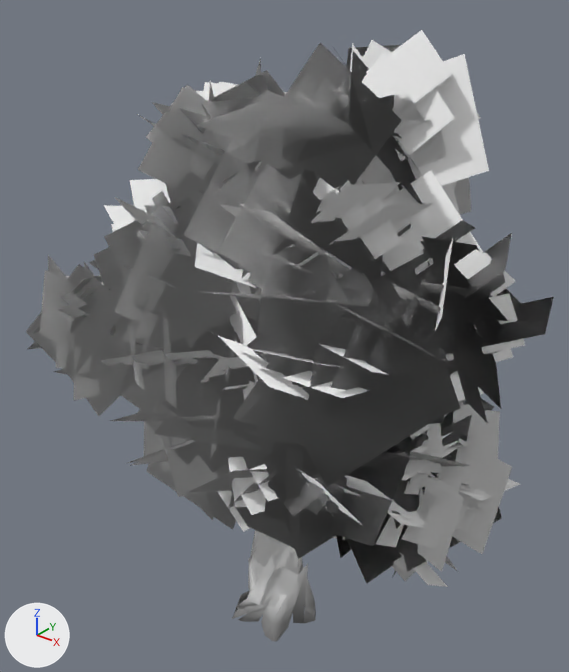
The glTF model world/spring_court/wider/assets/trees/lod/TwistedTree_3.glb, before and after one commit.
The view is the same before and after, from a 50 mm lens placed at (11.7, -14.22, 18.08), pointed at (-0.05, 0.47, 8.97). Every picture has the same lights, and +X, +Y and +Z are marked at lower left. The picture after the commit comes second. Vertices at exactly the same position are counted once.

Objects in the first picture: 'mid', 'near'.
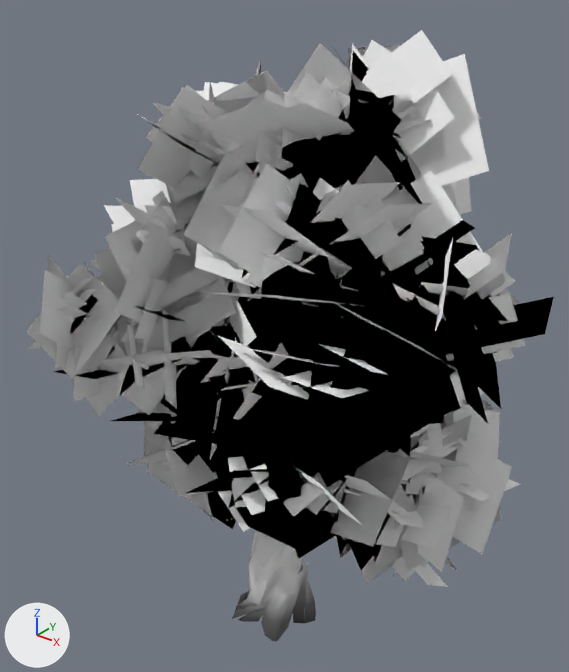
Location of each change, [x1, y1, x2, y2] in pixels of the pictures (569 x 672 px):
part 1 of me_mid, recoloured
    both: [234, 561, 292, 640]
part 2 of me_mid, recoloured
    both: [26, 40, 554, 587]
part 3 of me_near, recoloured
    both: [232, 270, 337, 641]
part 4 of me_near, recoloured (grey to black)
    both: [53, 72, 524, 581]

The change, as a list of edits to the scene's bpy script:
```text
Add mat_bark_twistedtree:
    mat_bark_twistedtree = bpy.data.materials.new('Bark_TwistedTree')
    mat_bark_twistedtree.use_nodes = True; mat_bark_twistedtree.node_tree.nodes.clear()
    _N = mat_bark_twistedtree.node_tree.nodes; _L = mat_bark_twistedtree.node_tree.links
    n0 = _N.new('ShaderNodeBsdfPrincipled'); n0.name = 'Principled BSDF'
    n0.inputs[1].default_value = 1.0  # 'Metallic'
    n0.inputs[2].default_value = 1.0  # 'Roughness'
    n1 = _N.new('ShaderNodeOutputMaterial'); n1.name = 'Material Output'
    n2 = _N.new('ShaderNodeVertexColor'); n2.name = 'Color Attribute'
    _L.new(n0.outputs[0], n1.inputs[0])  # 'BSDF' to 'Surface'
    _L.new(n2.outputs[0], n0.inputs[0])  # 'Color' to 'Base Color'
Add mat_leaves_twistedtree:
    mat_leaves_twistedtree = bpy.data.materials.new('Leaves_TwistedTree')
    mat_leaves_twistedtree.use_nodes = True; mat_leaves_twistedtree.node_tree.nodes.clear()
    _N = mat_leaves_twistedtree.node_tree.nodes; _L = mat_leaves_twistedtree.node_tree.links
    n0 = _N.new('ShaderNodeBsdfPrincipled'); n0.name = 'Principled BSDF'
    n0.inputs[1].default_value = 1.0  # 'Metallic'
    n0.inputs[2].default_value = 1.0  # 'Roughness'
    n1 = _N.new('ShaderNodeOutputMaterial'); n1.name = 'Material Output'
    n2 = _N.new('ShaderNodeVertexColor'); n2.name = 'Color Attribute'
    _L.new(n0.outputs[0], n1.inputs[0])  # 'BSDF' to 'Surface'
    _L.new(n2.outputs[0], n0.inputs[0])  # 'Color' to 'Base Color'
Change me_mid:
    where me_mid.from_pydata(...)  # 1995 vertices, 1198 faces; spans x -5.3..7.5, y -5.3..7.1, z -0.3..16.7
    used by ob_mid; location = (0.0, 0.0, 0.0)
    me_mid part 1: 420 of the faces centred in x -1.8..3.3, y -1.8..3.9, z -0.1..13.4 switch from mat_defaultmaterial to mat_bark_twistedtree
    me_mid part 2: 778 of the faces centred in x -3.8..6.5, y -4.2..6.1, z 2.2..15.6 switch from mat_defaultmaterial to mat_leaves_twistedtree
Change me_near:
    where me_near.from_pydata(...)  # 6931 vertices, 4499 faces; spans x -4.5..6.9, y -5.0..6.4, z -0.3..15.9
    used by ob_near; location = (0.0, 0.0, 0.0)
    me_near part 3: 2025 of the faces centred in x -3.0..5.4, y -3.5..4.9, z -0.1..14.3 switch from mat_defaultmaterial_001 to mat_bark_twistedtree
    me_near part 4: 2474 of the faces centred in x -3.9..6.3, y -4.4..5.9, z 2.4..15.4 switch from mat_defaultmaterial_001 to mat_leaves_twistedtree
```
